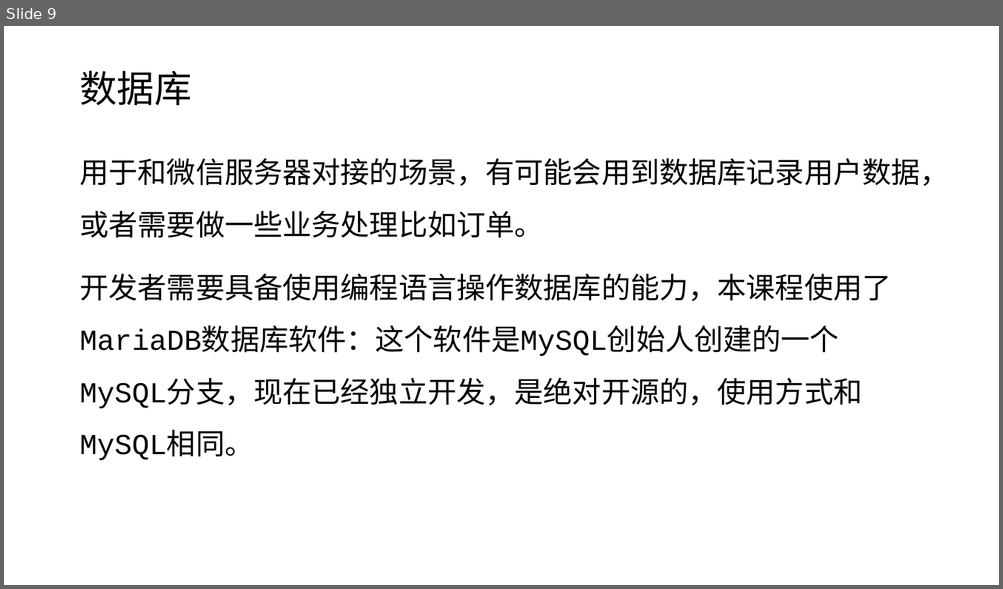
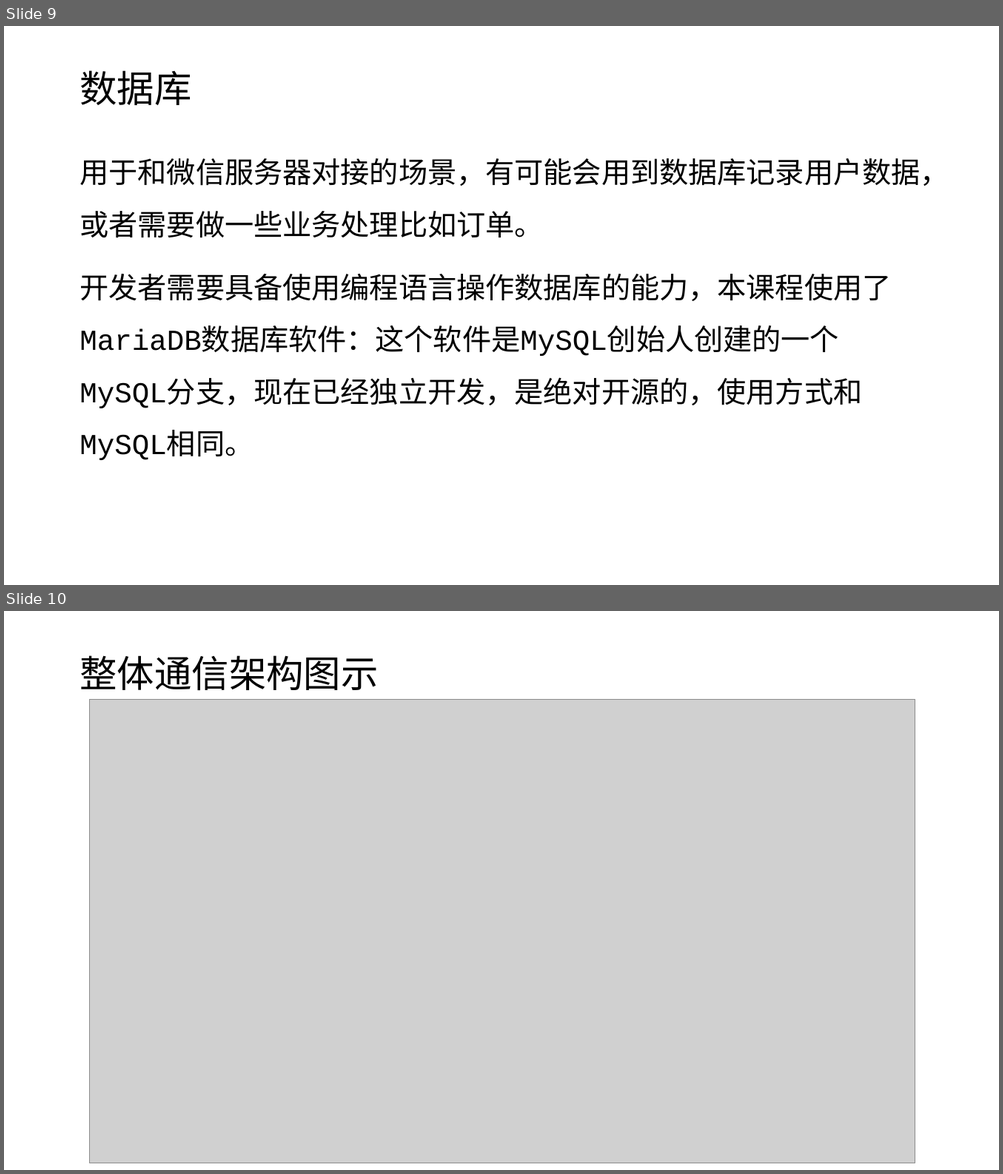
Before and after one commit to edu2act/course-wechat-and-miniprogram, a slide deck: ch01/技术清单.pptx. Shown one above the other, each under a label of ours: slide 9 before the commit, slides 9 and 10 after it. The pictures are 1003x589 and 1003x1174 pixels, drawn with LibreOffice and Linux fonts; fonts in the diff are those of the drawing; grey boxes stand for pictures. Boxes give left, top, right and bottom in pixels: in the first picture for what was removed or moved away, otherwise in the second. Text is boxed around its words. In the diff, an @@ line names an element or a change of style, - is before the commit and + after.

```diff
--- a/ch01/技术清单.pptx
+++ b/ch01/技术清单.pptx
@@ slide 10 added at [4,611,999,1170], background #FFFFFF @@
@@ title added at [79,655,378,691], 36 pt, text #000000 @@
+整体通信架构图示
@@ picture added at [90,700,915,1164] @@
```
Also in this commit, not shown: 2 other files.
